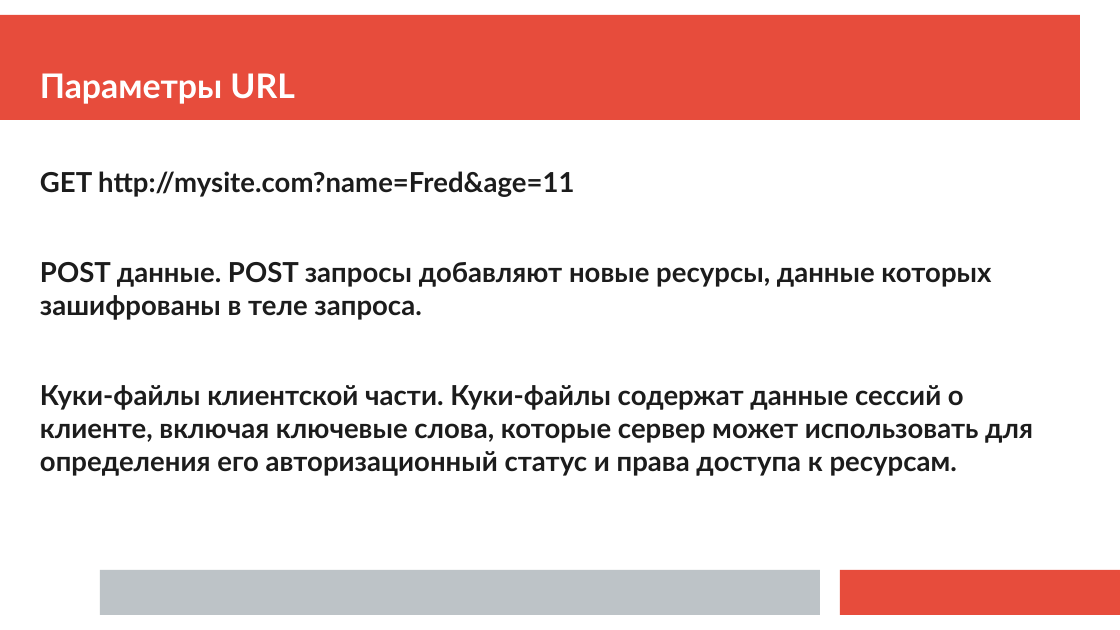
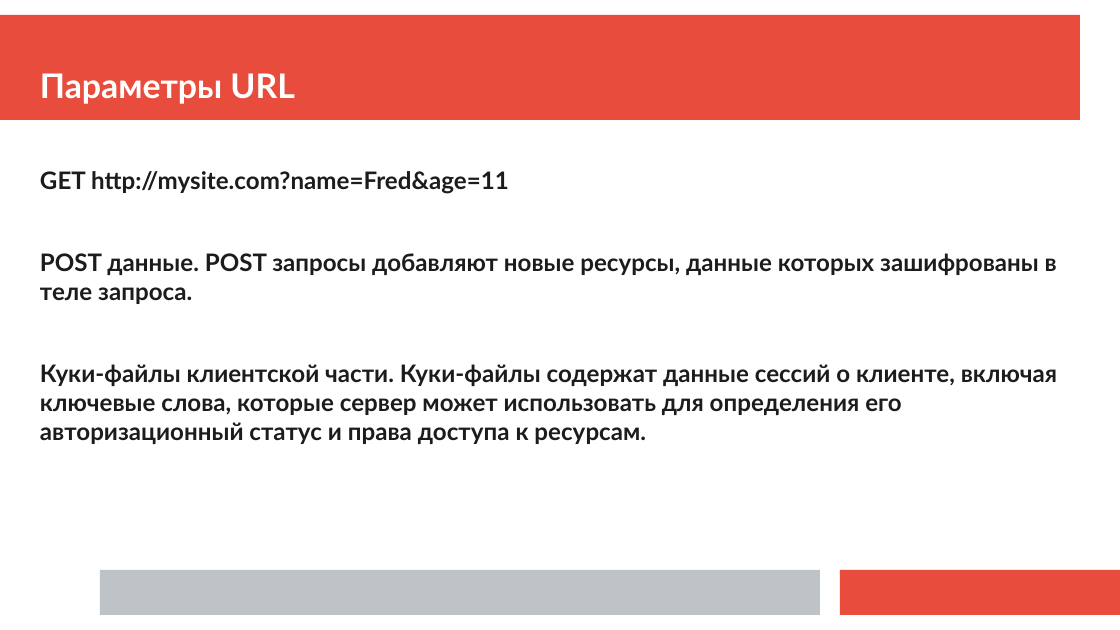
Before and after one commit to Sanchez0/Web-Programming-lessons, a slide deck: slide 19 of Занятие 1/Лекция 1.pptx. Drawn at 1120x630 pixels with LibreOffice and Linux fonts; fonts in the diff are those of the drawing. Boxes give left, top, right and bottom in pixels: in the first picture for what was removed or moved away, otherwise in the second. Text is boxed around its words. In the diff, an @@ line names an element or a change of style, - is before the commit and + after.

```diff
--- a/Занятие 1/Лекция 1.pptx
+++ b/Занятие 1/Лекция 1.pptx
@@ text "GET http://mysite.com?name=Fred&age=11" at box(40, 171, 1057, 444): size 19.5 to 17.2 pt @@
```
Also in this commit, not shown: 6 other slides changed.
